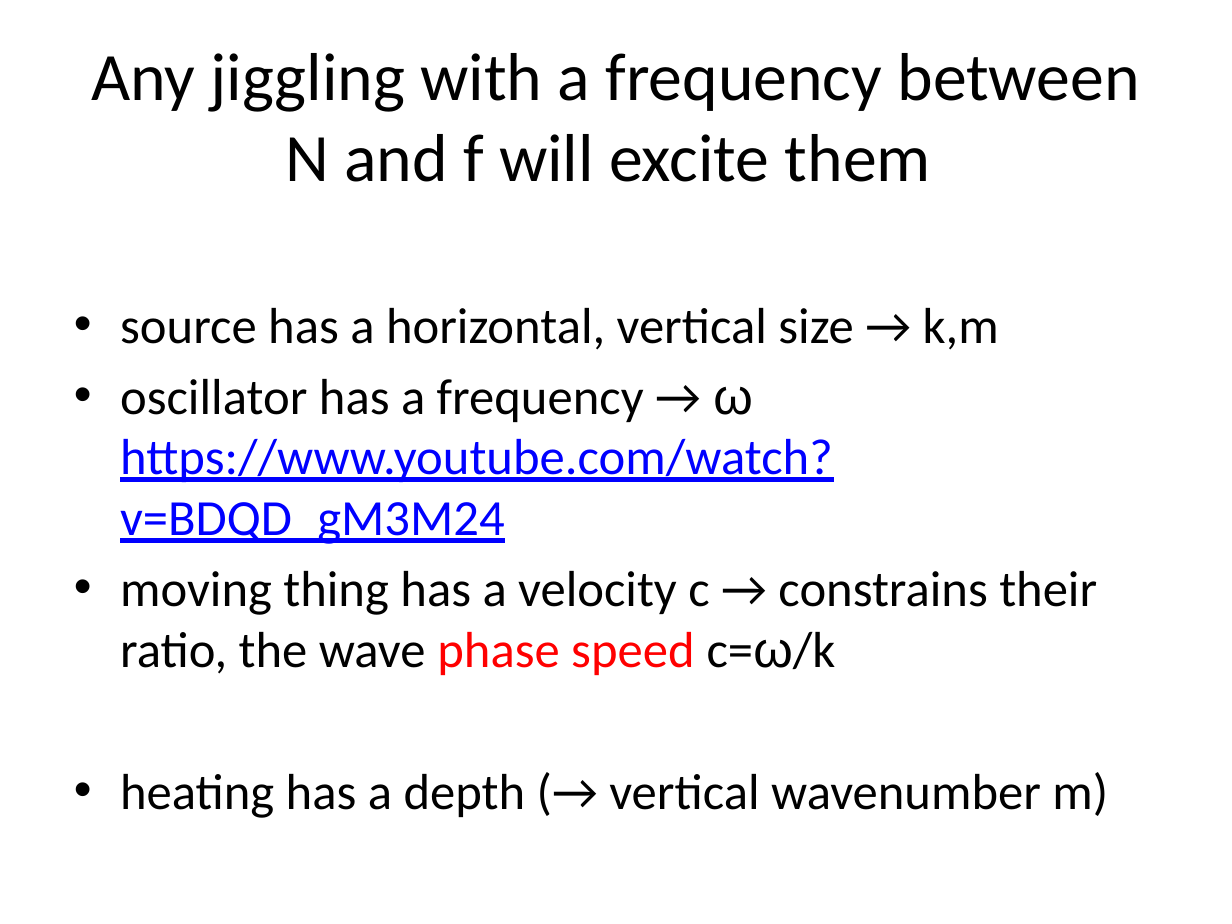
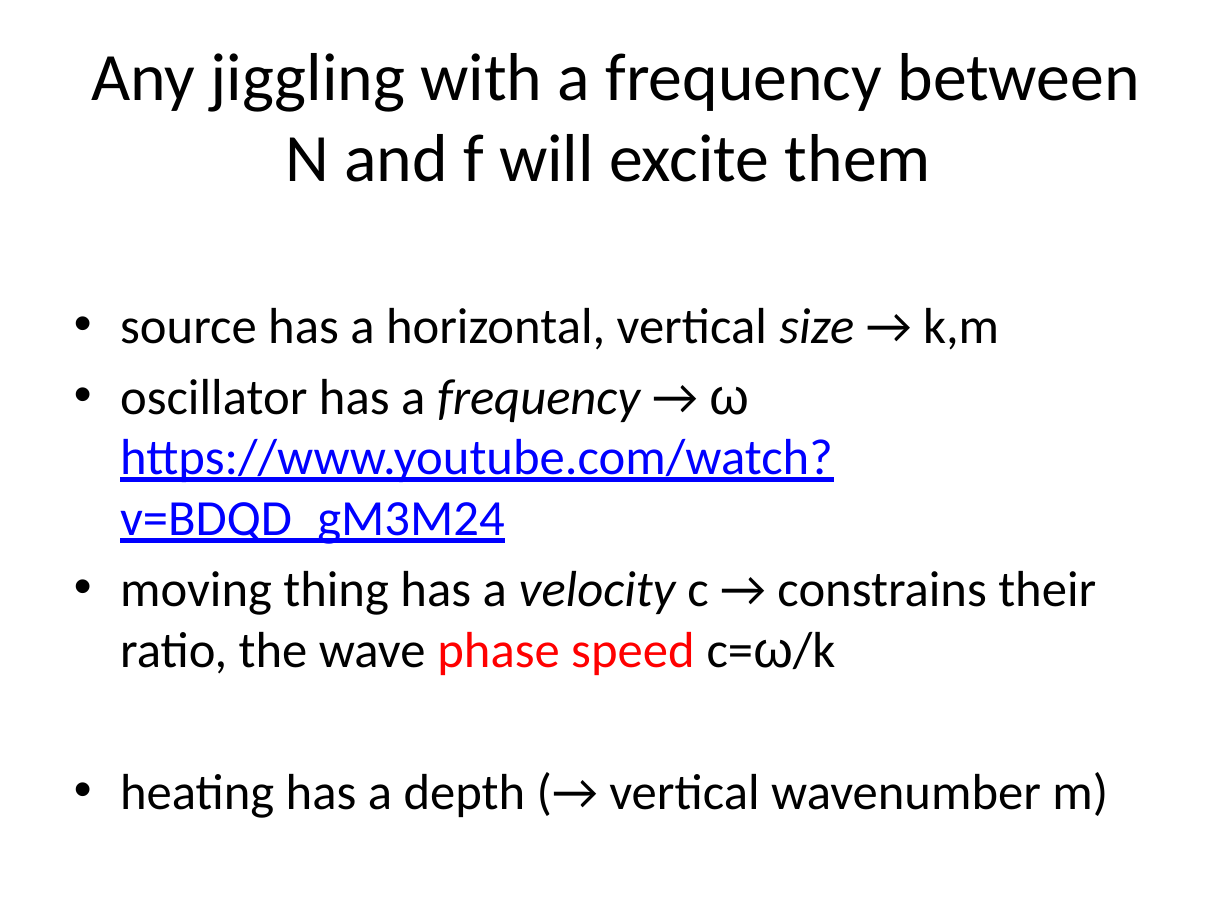
Before and after one commit to ATMOcanes/ATM651, a slide deck: slide 9 of Assembling_the_PEs/Gravitywaves.pptx (slide 6 before the commit). Drawn at 1232x924 pixels with LibreOffice and Linux fonts; fonts in the diff are those of the drawing. Boxes give left, top, right and bottom in pixels: in the first picture for what was removed or moved away, otherwise in the second. Text is boxed around its words. In the diff, an @@ line names an element or a change of style, - is before the commit and + after.

```diff
--- a/Assembling_the_PEs/Gravitywaves.pptx
+++ b/Assembling_the_PEs/Gravitywaves.pptx
@@ text at <box>120,308,1096,675</box>: italic on in "size", "frequency", "velocity" @@
```
Also in this commit, not shown: 4 other slides changed, 3 slides added.
